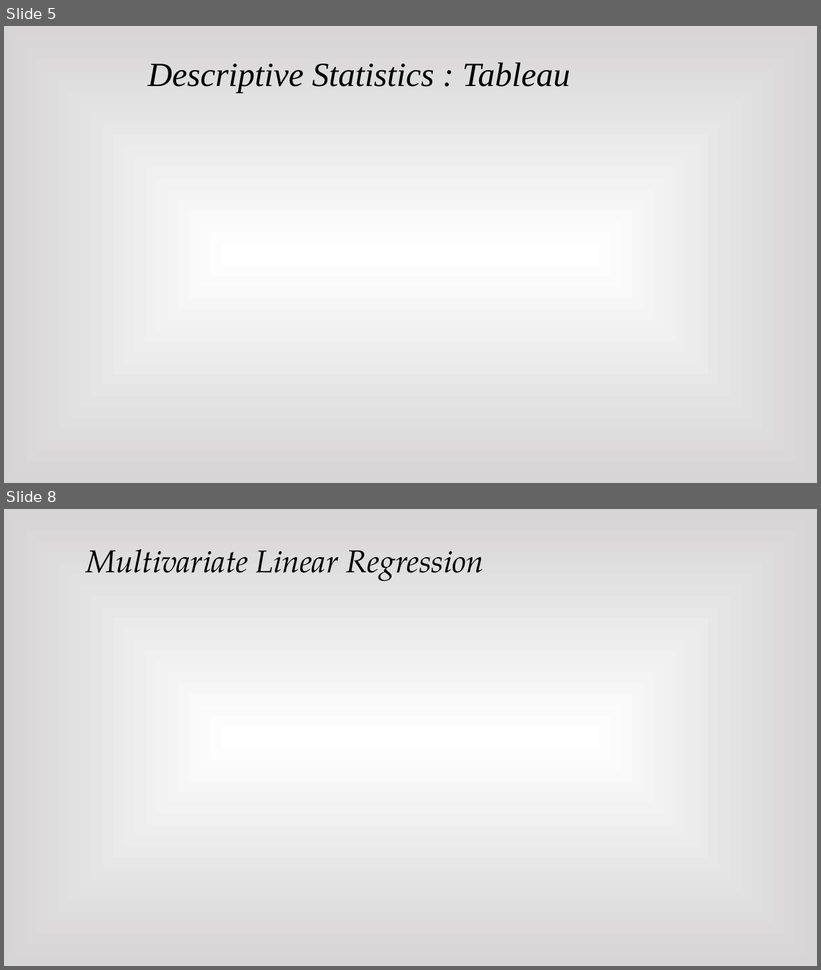
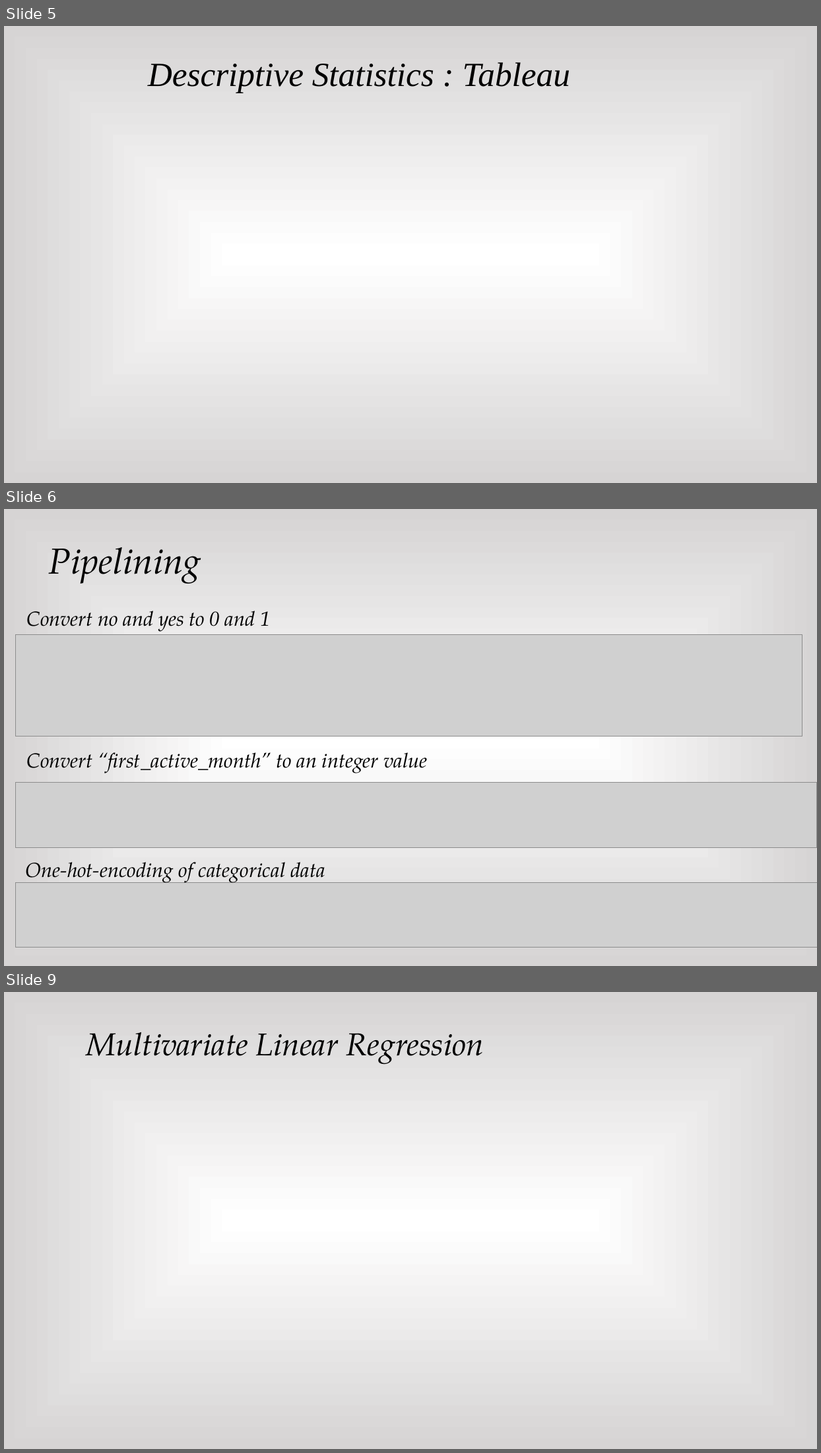
Before and after one commit to Jonheston/final_project, a slide deck: Final Presentation.pptx. Shown one above the other, each under a label of ours: slides 5 and 8 before the commit, slides 5, 6 and 9 after it; the slides between them are not shown. The pictures are 821x970 and 821x1453 pixels, drawn with LibreOffice and Linux fonts; fonts in the diff are those of the drawing; grey boxes stand for pictures. Boxes give left, top, right and bottom in pixels: in the first picture for what was removed or moved away, otherwise in the second. Text is boxed around its words. In the diff, an @@ line names an element or a change of style, - is before the commit and + after.

```diff
--- a/Final Presentation.pptx
+++ b/Final Presentation.pptx
@@ slide 6 added at <box>4,509,817,966</box>, background gradient #FFFFFF to #D6D4D4 @@
@@ text added at <box>49,547,201,584</box>, 32 pt, text #000000, italic @@
+Pipelining
@@ text added at <box>27,611,271,632</box>, 18 pt, text #000000, italic @@
+Convert no and yes to 0 and 1
@@ picture added at <box>15,635,803,737</box> @@
@@ text added at <box>27,753,428,774</box>, 18 pt, text #000000, italic @@
+Convert “first_active_month” to an integer value
@@ picture added at <box>15,783,817,848</box> @@
@@ text added at <box>26,862,325,883</box>, 18 pt, text #000000, italic @@
+One-hot-encoding of categorical data
@@ picture added at <box>15,883,817,948</box> @@
@@ what was slide 8 is now slide 9 @@
```
Also in this commit, not shown: 2 slides changed, 2 other slides added, 1 slide removed.
